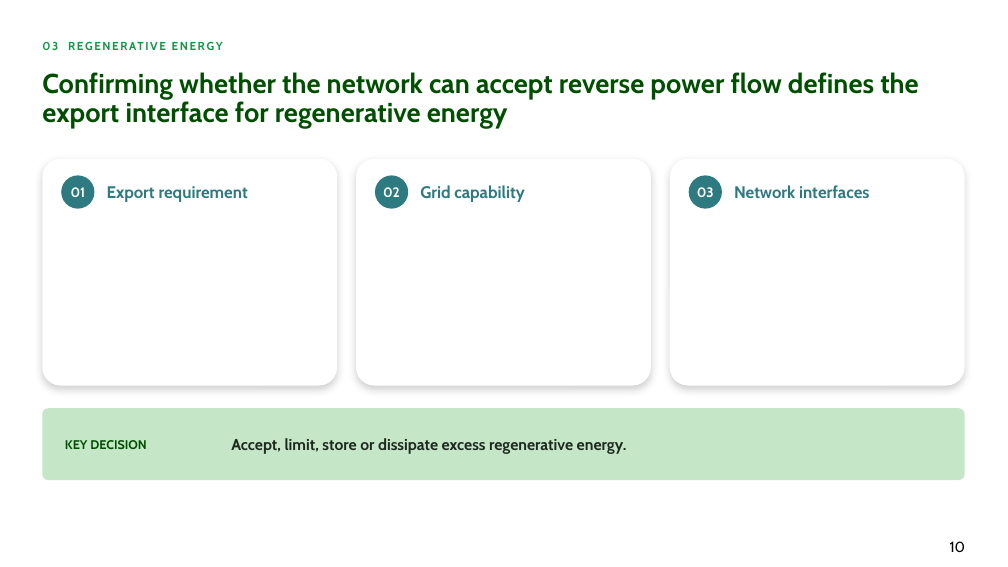
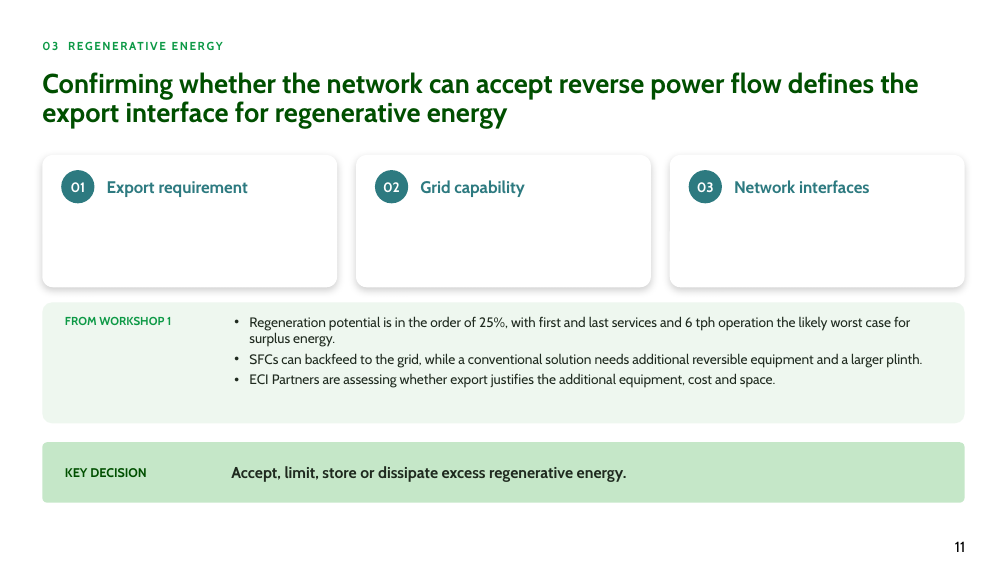
Before and after one commit to alyciawolf02/claude, a slide deck: slide 11 of deliverables/GoFar_Power_and_Grid_Connection_2_Workshop_Structure.pptx (slide 10 before the commit). Drawn at 1008x567 pixels with LibreOffice and Linux fonts; fonts in the diff are those of the drawing; background and template pictures are left out. Boxes give left, top, right and bottom in pixels: in the first picture for what was removed or moved away, otherwise in the second. Text is boxed around its words. In the diff, an @@ line names an element or a change of style, - is before the commit and + after.

```diff
--- a/deliverables/GoFar_Power_and_Grid_Connection_2_Workshop_Structure.pptx
+++ b/deliverables/GoFar_Power_and_Grid_Connection_2_Workshop_Structure.pptx
@@ rounded rectangle: place and size @@
-rounded rectangle at [42, 159, 337, 386]
+rounded rectangle at [42, 155, 337, 287]
@@ rounded rectangle: place and size @@
-rounded rectangle at [356, 159, 651, 386]
+rounded rectangle at [356, 155, 651, 287]
@@ rounded rectangle: place and size @@
-rounded rectangle at [670, 159, 965, 386]
+rounded rectangle at [670, 155, 965, 287]
@@ 3 ellipses, 3 texts: place and size @@
-3 ellipses, 3 texts at [61, 175, 869, 209]
+3 ellipses, 3 texts at [61, 170, 869, 203]
@@ rounded rectangle: place and size @@
-rounded rectangle at [42, 408, 965, 480]
+rounded rectangle at [42, 302, 965, 423]
@@ rounded rectangle at [42, 302, 965, 423]: fill #C5E7C8 to #EEF7EF @@
@@ text added at [65, 317, 171, 325], 11 pt, text #0D9946, bold @@
+FROM WORKSHOP 1
@@ text added at [249, 316, 922, 388], 13 pt, text #1F2A1F @@
+• Regeneration potential is in the order of 25%, with first and last services and 6 tph operation the likely worst case for surplus energy.
+• SFCs can backfeed to the grid, while a conventional solution needs additional reversible equipment and a larger plinth.
+• ECI Partners are assessing whether export justifies the additional equipment, cost and space.
@@ rounded rectangle added at [42, 442, 965, 503], fill #C5E7C8 @@
@@ text "KEY DECISION": place and size @@
-text "KEY DECISION" at [65, 440, 147, 449]
+text "KEY DECISION" at [65, 468, 147, 477]
@@ text "Accept, limit, store or dissipate ...": place and size @@
-text "Accept, limit, store or dissipate ..." at [231, 438, 627, 454]
+text "Accept, limit, store or dissipate ..." at [231, 466, 627, 482]
@@ page number at [955, 541, 965, 552]: text changed @@
-10
+11
```
Also in this commit, not shown: 9 other slides changed, 1 slide added.
